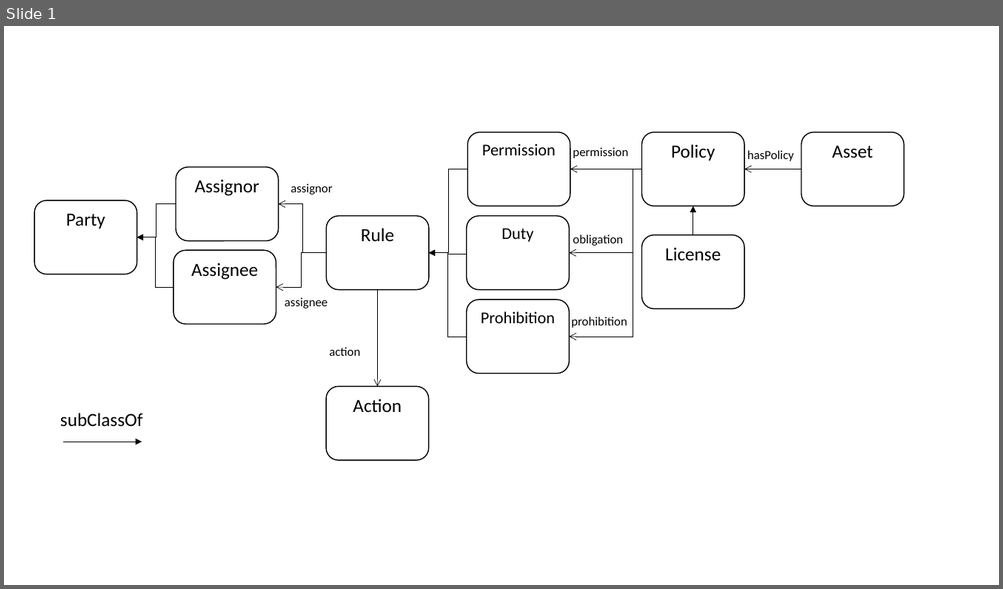
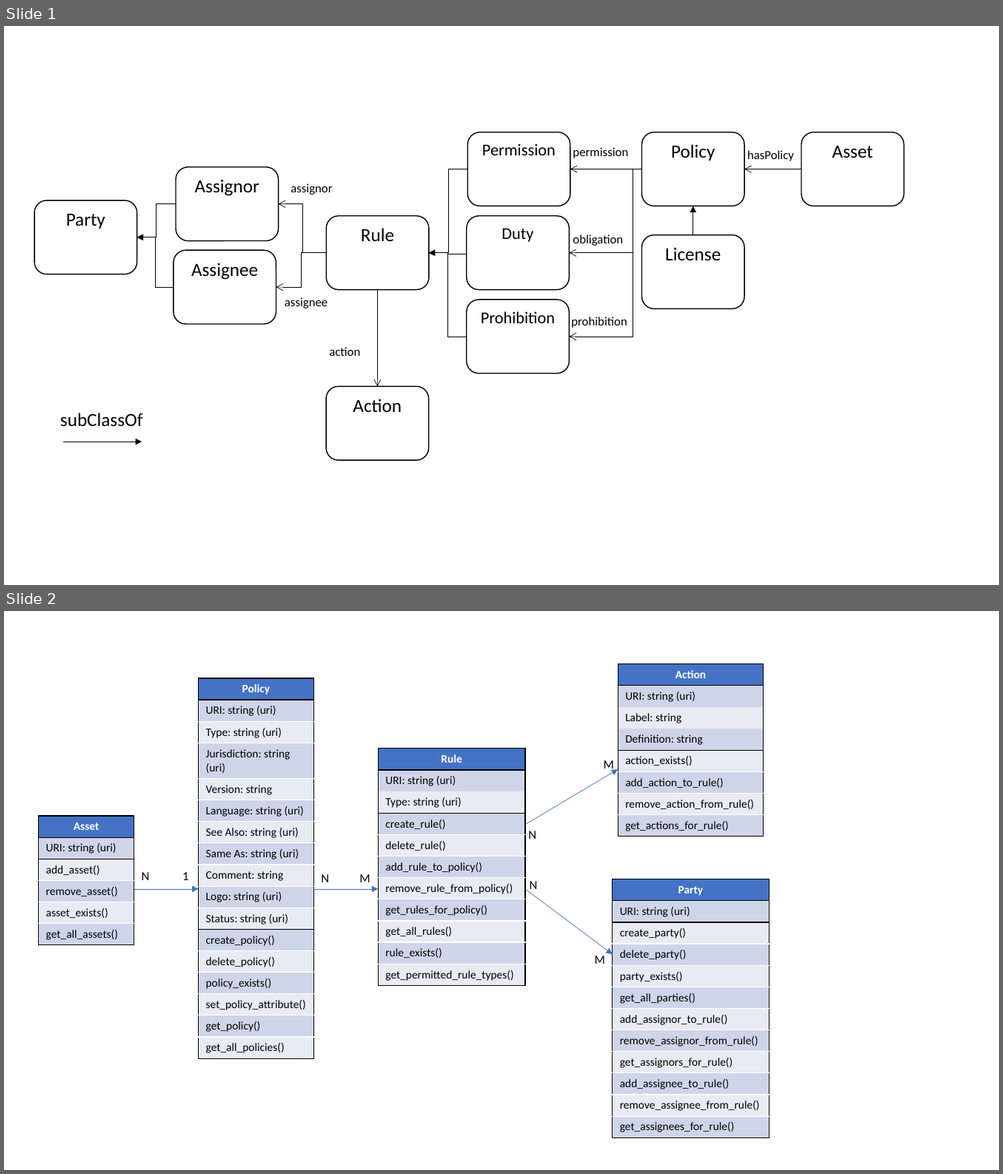
Before and after one commit to CSIRO-enviro-informatics/licences-catalogue, a slide deck: _docs/DataModel.pptx. Shown one above the other, each under a label of ours: slide 1 before the commit, slides 1 and 2 after it. The pictures are 1003x589 and 1003x1174 pixels, drawn with LibreOffice and Linux fonts; fonts in the diff are those of the drawing. Boxes give left, top, right and bottom in pixels: in the first picture for what was removed or moved away, otherwise in the second. Text is boxed around its words. In the diff, an @@ line names an element or a change of style, - is before the commit and + after.

Commit message:
Added Class Diagram (sort of) to docs

```diff
--- a/_docs/DataModel.pptx
+++ b/_docs/DataModel.pptx
@@ slide 2 added at (x1=4, y1=611, x2=999, y2=1170), background #FFFFFF @@
@@ table added at (x1=618, y1=664, x2=763, y2=834), 8 rows, 1 columns @@
+Action
+URI: string (uri)
+Label: string
+Definition: string
+action_exists()
+add_action_to_rule()
+remove_action_from_rule()
+get_actions_for_rule()
@@ table added at (x1=198, y1=678, x2=313, y2=1056), 17 rows, 1 columns @@
+Policy
+URI: string (uri)
+Type: string (uri)
+Jurisdiction: string (uri)
+Version: string
+Language: string (uri)
+See Also: string (uri)
+Same As: string (uri)
+Comment: string
+Logo: string (uri)
+Status: string (uri)
+create_policy()
+delete_policy()
+policy_exists()
+set_policy_attribute()
+get_policy()
+get_all_policies()
@@ table added at (x1=378, y1=749, x2=525, y2=984), 11 rows, 1 columns @@
+Rule
+URI: string (uri)
+Type: string (uri)
+create_rule()
+delete_rule()
+add_rule_to_policy()
+remove_rule_from_policy()
+get_rules_for_policy()
+get_all_rules()
+rule_exists()
+get_permitted_rule_types()
@@ text added at (x1=603, y1=760, x2=614, y2=772), 12 pt, text #000000 @@
+M
@@ arrow added from (525, 824) to (618, 769), #4472C4 0.5 pt @@
@@ table added at (x1=38, y1=816, x2=134, y2=943), 6 rows, 1 columns @@
+Asset
+URI: string (uri)
+add_asset()
+remove_asset()
+asset_exists()
+get_all_assets()
@@ text added at (x1=528, y1=831, x2=536, y2=839), 12 pt, text #000000 @@
+N
@@ text added at (x1=142, y1=872, x2=150, y2=880), 12 pt, text #000000 @@
+N
@@ text added at (x1=182, y1=872, x2=188, y2=880), 12 pt, text #000000 @@
+1
@@ text added at (x1=321, y1=874, x2=329, y2=883), 12 pt, text #000000 @@
+N
@@ text added at (x1=359, y1=874, x2=370, y2=883), 12 pt, text #000000 @@
+M
@@ arrow added from (134, 889) to (198, 889), #4472C4 0.5 pt @@
@@ arrow added from (313, 889) to (378, 889), #4472C4 0.5 pt @@
@@ arrow added from (525, 889) to (612, 954), #4472C4 0.5 pt @@
@@ text added at (x1=529, y1=881, x2=538, y2=889), 12 pt, text #000000 @@
+N
@@ table added at (x1=612, y1=880, x2=768, y2=1136), 12 rows, 1 columns @@
+Party
+URI: string (uri)
+create_party()
+delete_party()
+party_exists()
+get_all_parties()
+add_assignor_to_rule()
+remove_assignor_from_rule()
+get_assignors_for_rule()
+add_assignee_to_rule()
+remove_assignee_from_rule()
+get_assignees_for_rule()
@@ text added at (x1=595, y1=956, x2=605, y2=964), 12 pt, text #000000 @@
+M
```
